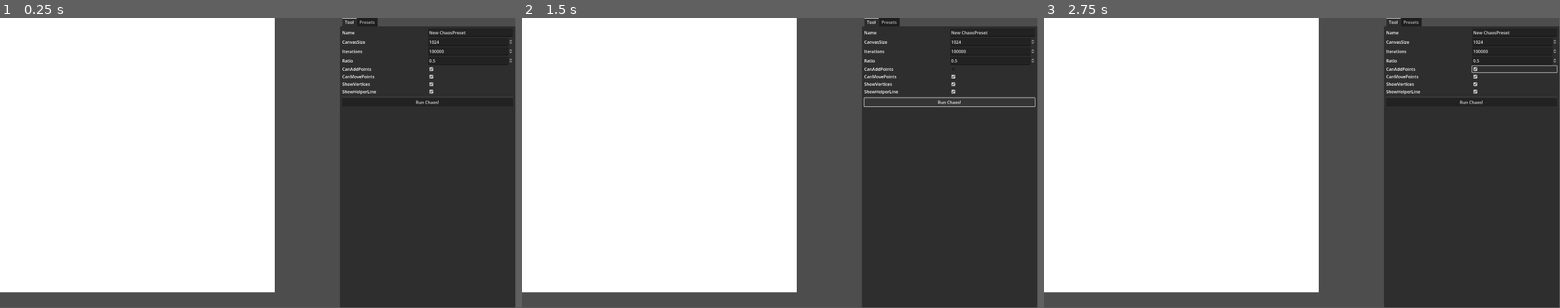
Above: before the commit, frames 1-3 (left to right).
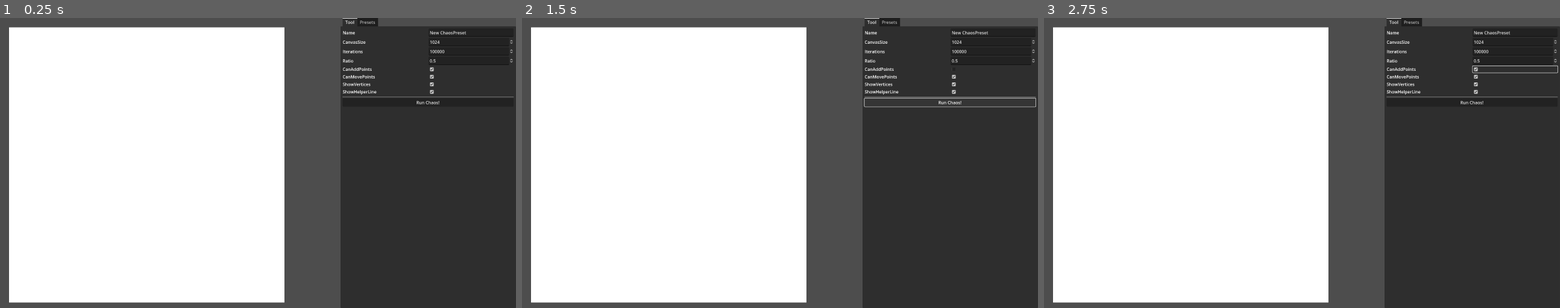
Above: after the commit, the same moments.

Repository: VojtaStruhar/chaos-game
Game: Godot game, scene res://main.tscn
Two runs of this game, one before a commit and one after it. Both use one fixed random seed, a clock stepped at 60 frames per second and the inputs below.
Inputs (mouse positions are in pixels of both pictures, inside the frame that each line leads up to):
- Up to frame 1 (0.25 s): no input
- Up to frame 2 (1.5 s): click (991, 70) at 0.52 s; click "Run Chaos!" at 1.25 s
- Up to frame 3 (2.75 s): click (1513, 70) at 2.02 s
In our replay, the window is 799x449 before the commit and 800x450 after it. These sizes can differ from the game's own. Grey fills any space a smaller window leaves; there, only what the larger window draws over its background counts as a difference.

The runs differ from the first frame. In frame 1, 8.0% of the frame differs, in the area x 0-100%, y 0-100%; in frame 2, 8.3%; in frame 3, 8.2%.

Commit message:
Change window scaling

Diff:
--- a/main.tscn
+++ b/main.tscn
@@ -1,10 +1,13 @@
-[gd_scene load_steps=7 format=3 uid="uid://c4atwge0pv80"]
+[gd_scene load_steps=8 format=3 uid="uid://c4atwge0pv80"]
 
 [ext_resource type="Script" path="res://main.gd" id="1_gnx52"]
 [ext_resource type="Theme" uid="uid://dwpq5fy6hwu8f" path="res://sidebar_theme.tres" id="2_0h620"]
 [ext_resource type="Script" path="res://MouseDetect.gd" id="2_6dac1"]
 [ext_resource type="Script" path="res://tool_panel.gd" id="3_vdhes"]
 [ext_resource type="Script" path="res://presets_panel.gd" id="4_8deob"]
+
+[sub_resource type="PlaceholderTexture2D" id="PlaceholderTexture2D_3tlp1"]
+size = Vector2(1024, 1024)
 
 [sub_resource type="RectangleShape2D" id="RectangleShape2D_vicio"]
 
@@ -64,7 +67,8 @@
 
 [node name="Game" type="Sprite2D" parent="."]
 unique_name_in_owner = true
-position = Vector2(512, 512)
+position = Vector2(546, 547)
+texture = SubResource("PlaceholderTexture2D_3tlp1")
 
 [node name="MouseDetect" type="Area2D" parent="Game"]
 unique_name_in_owner = true
--- a/project.godot
+++ b/project.godot
@@ -19,6 +19,8 @@
 
 window/size/viewport_width=1920
 window/size/viewport_height=1080
+window/stretch/mode="viewport"
+window/stretch/aspect="expand"
 
 [input]
 
